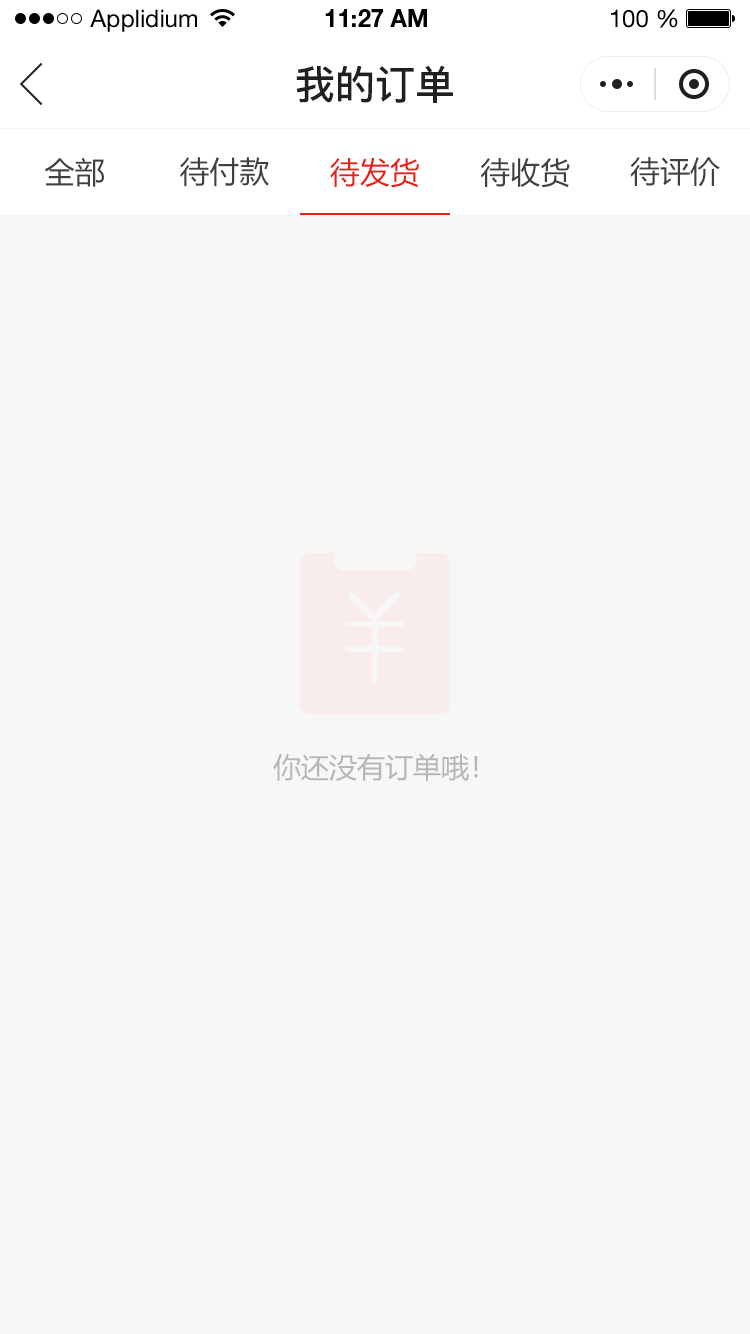
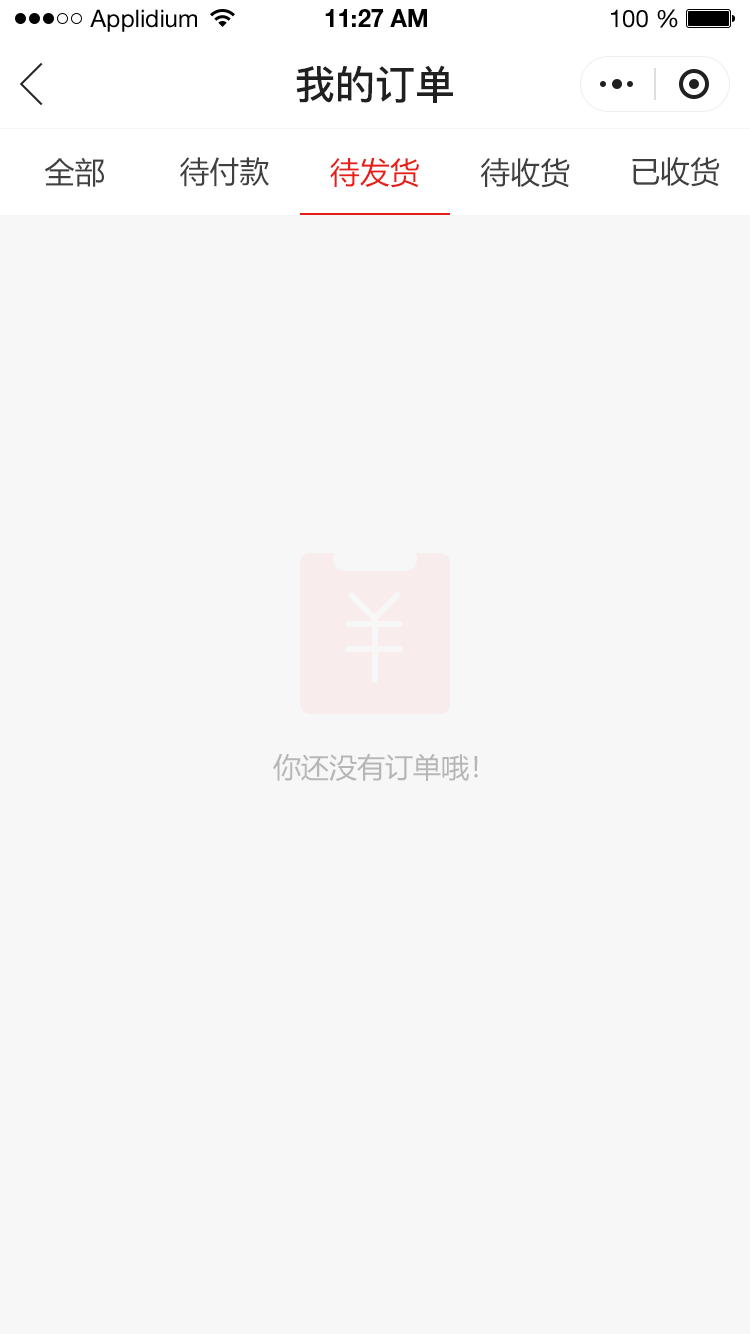
Before/after of a 750 x 1334 layered artwork. What changed in the layer stack:
renamed "待评价" to "已收货", painted on it over [630, 157, 720, 187]
